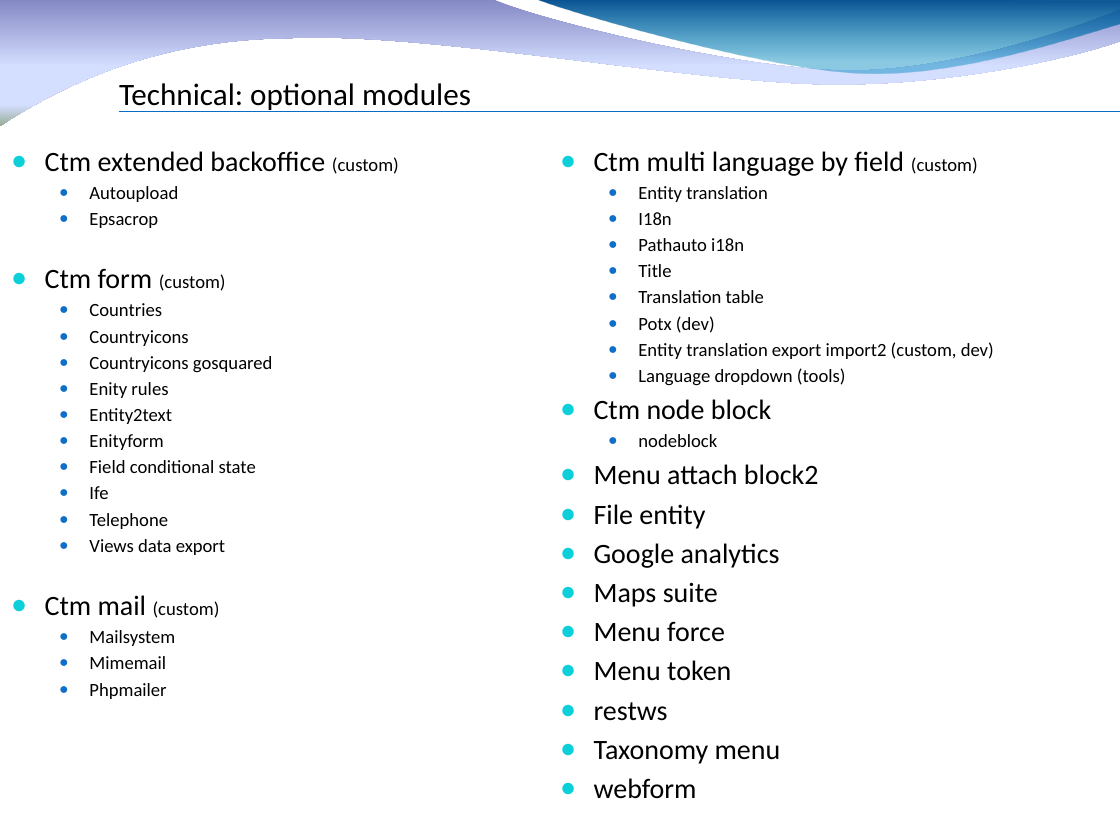
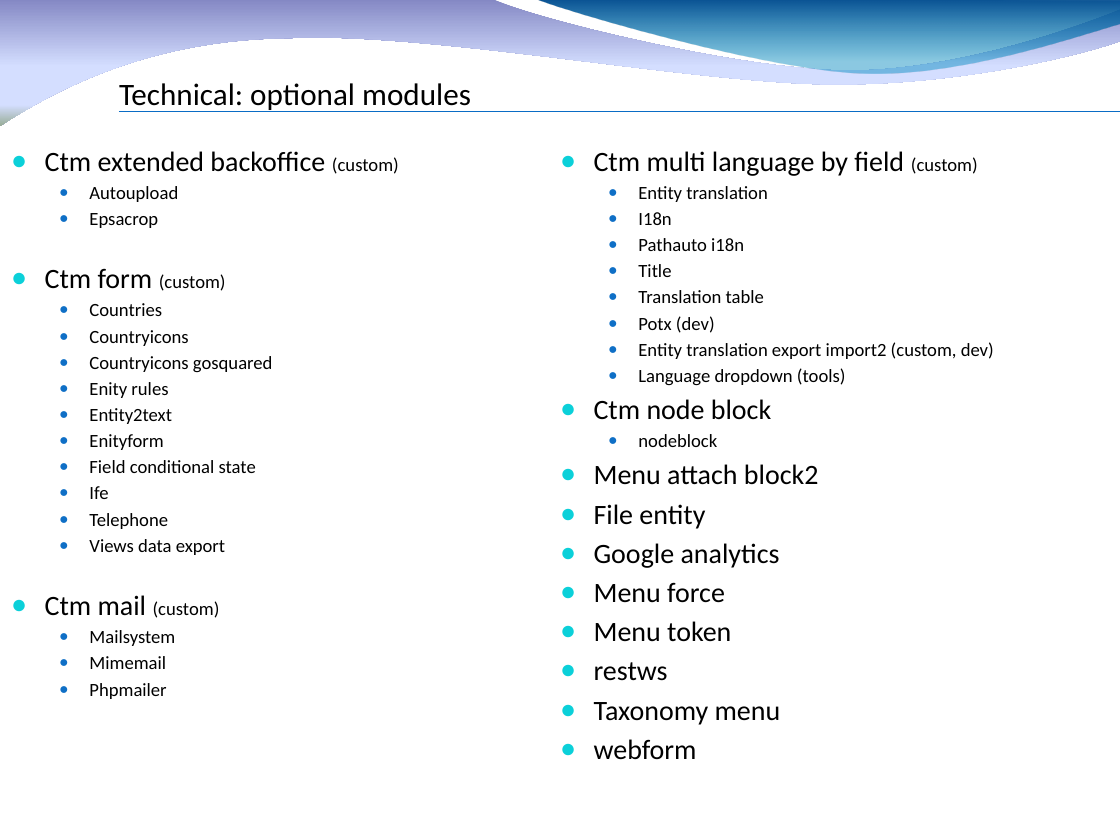
Before and after one commit to fauconv/ctm_drupal7, a slide deck: slide 12 of docs/Drupal 7 CTM factory.pptx. Drawn at 1120x840 pixels with LibreOffice and Linux fonts; fonts in the diff are those of the drawing; background and template pictures are left out. Boxes give left, top, right and bottom in pixels: in the first picture for what was removed or moved away, otherwise in the second. Text is boxed around its words. In the diff, an @@ line names an element or a change of style, - is before the commit and + after.

```diff
--- a/docs/Drupal 7 CTM factory.pptx
+++ b/docs/Drupal 7 CTM factory.pptx
@@ text at (x1=594, y1=582, x2=718, y2=607): paragraph removed @@
-● Maps suite
```
Also in this commit, not shown: 11 other slides changed, 18 other files.
